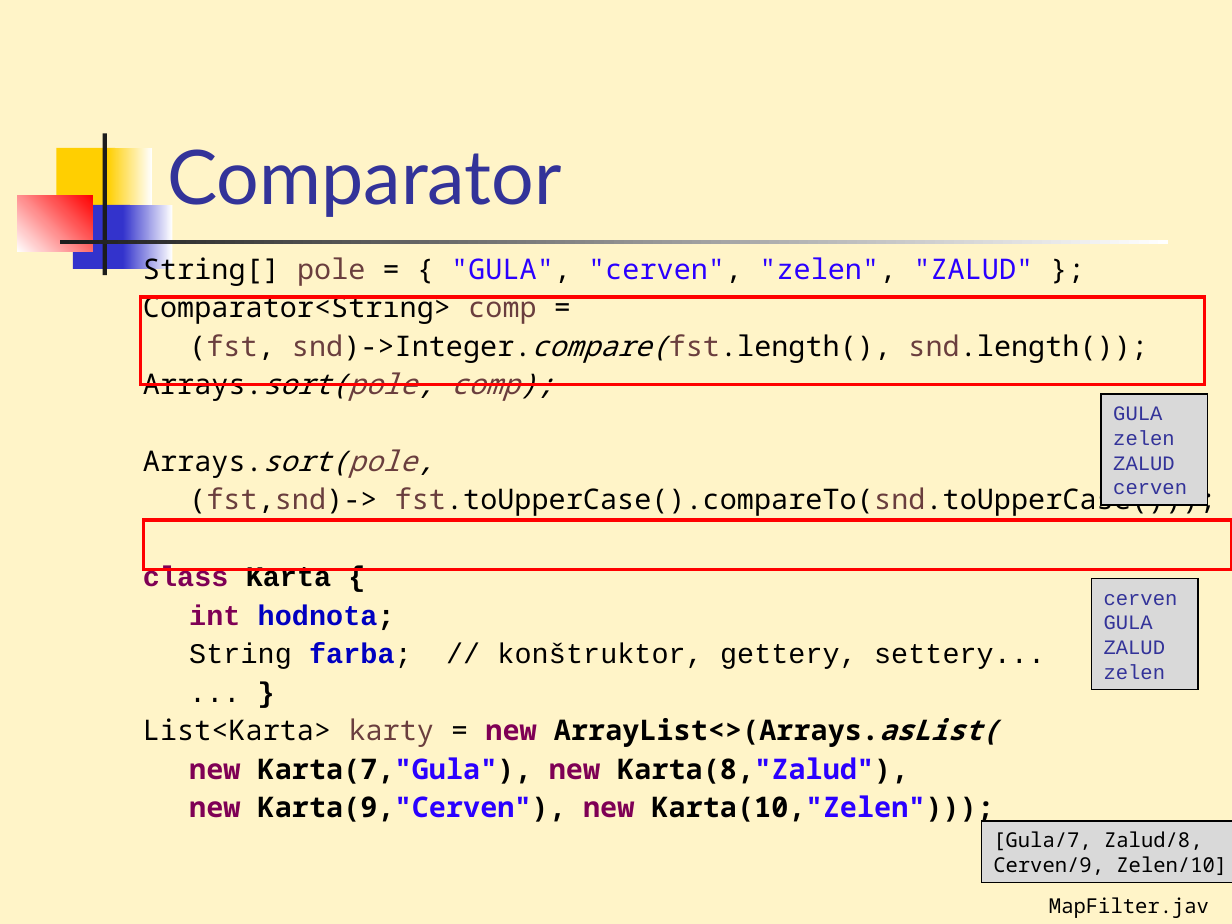
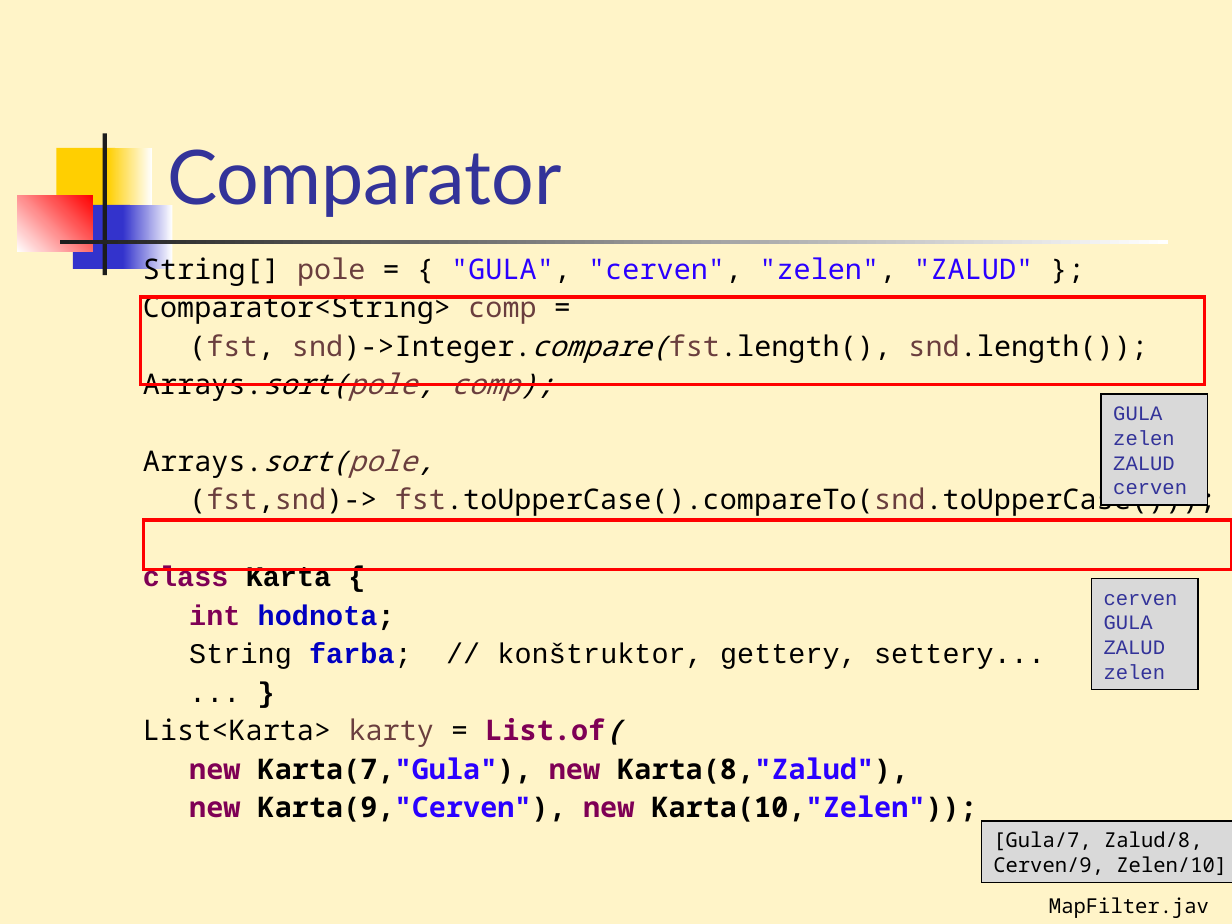
Before and after one commit to Programovanie4/Prednasky, a slide deck: slide 14 of 07/07_java.ppt (slide 13 before the commit). Drawn at 1232x924 pixels with LibreOffice and Linux fonts; fonts in the diff are those of the drawing. Boxes give left, top, right and bottom in pixels: in the first picture for what was removed or moved away, otherwise in the second. Text is boxed around its words. In the diff, an @@ line names an element or a change of style, - is before the commit and + after.

```diff
--- a/07/07_java.ppt
+++ b/07/07_java.ppt
@@ text at (143,718,605,747): text changed; bold off @@
-List<Karta> karty = new ArrayList<>(Arrays.asList(
+List<Karta> karty = List.of(
@@ text at (189,795,977,822): text changed @@
-new Karta(9,"Cerven"), new Karta(10,"Zelen")));
+new Karta(9,"Cerven"), new Karta(10,"Zelen"));
```
Also in this commit, not shown: 3 other slides changed, 1 slide added, 1 other file.
